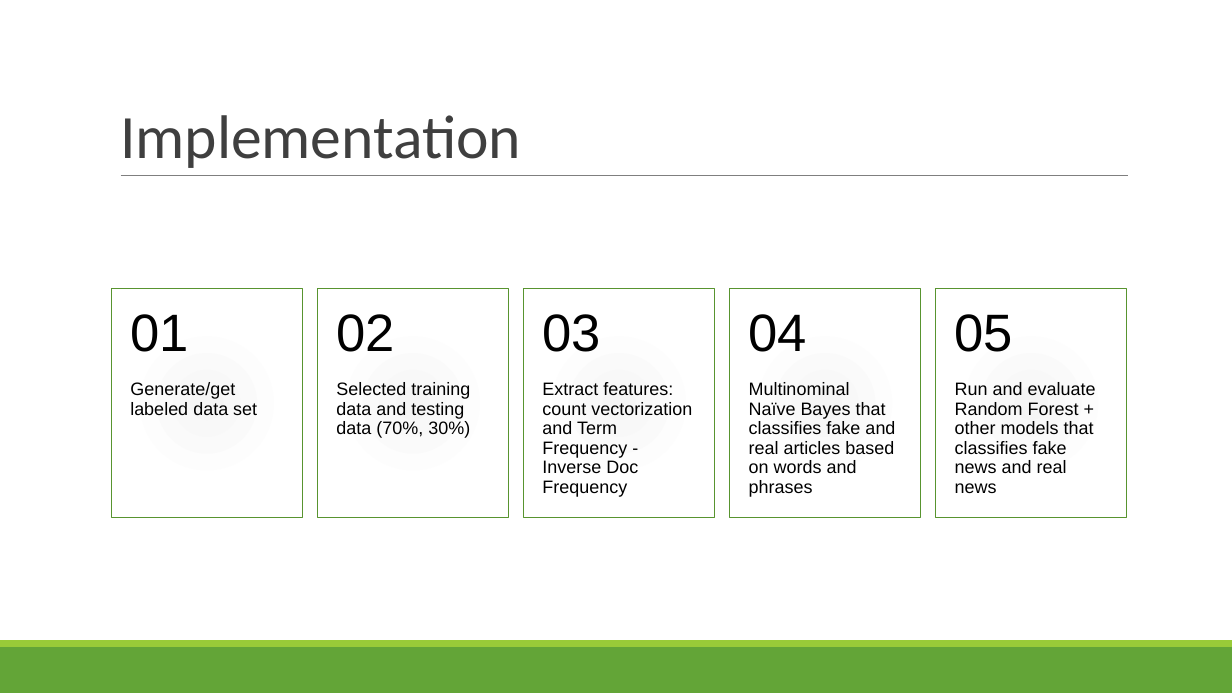
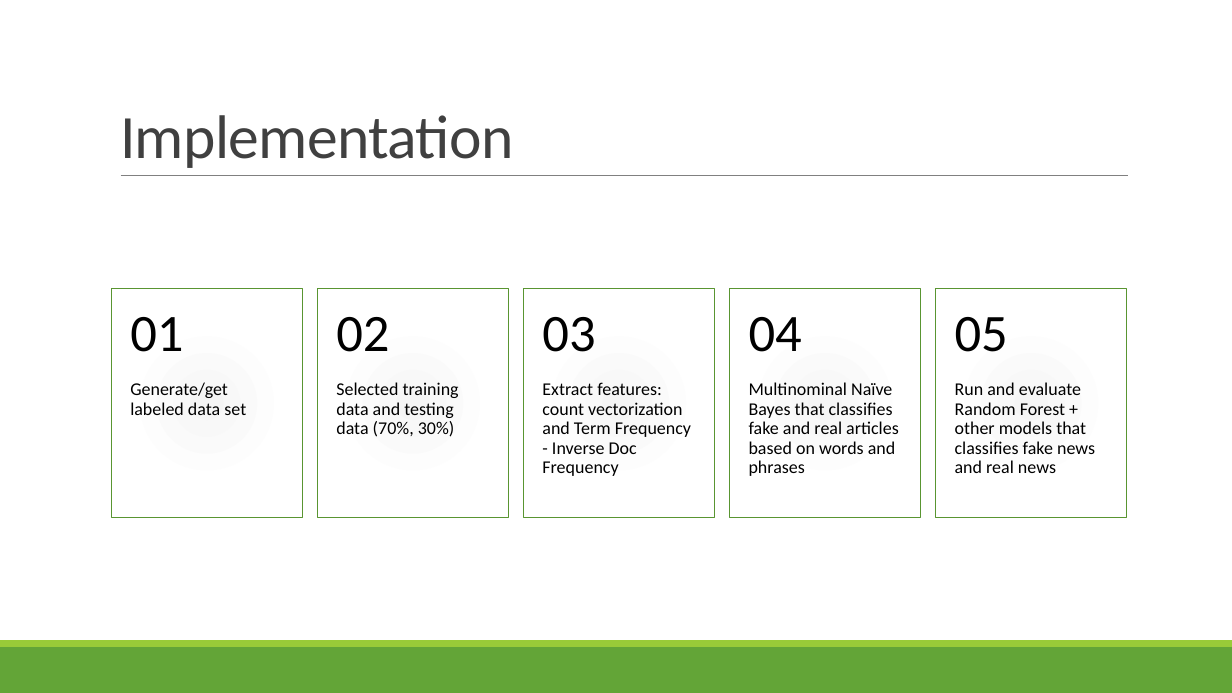
Before and after one commit to LinghanX/Project_Veritas, a slide deck: slide 6 of presentations/FakeNews_Final.pptx. Drawn at 1232x693 pixels with LibreOffice and Linux fonts; fonts in the diff are those of the drawing. Boxes give left, top, right and bottom in pixels: in the first picture for what was removed or moved away, otherwise in the second. Text is boxed around its words. In the diff, an @@ line names an element or a change of style, - is before the commit and + after.

```diff
--- a/presentations/FakeNews_Final.pptx
+++ b/presentations/FakeNews_Final.pptx
@@ title "Implementation" at (120, 115, 513, 168): text colour #3F3F3F to #404040, letter spacing 0 to -0.5 pt; indent changed @@
@@ font Arial to Calibri; more space between paragraphs in 10 elements at (130, 382, 246, 415), (130, 317, 183, 352), (336, 382, 459, 437), (336, 317, 389, 352), (542, 382, 691, 476), (542, 317, 595, 352), (749, 382, 899, 476), (749, 317, 802, 352), (955, 382, 1095, 473), (955, 317, 1008, 352) @@
@@ fill gradient #F5F5F5 to #FDFDFD to #FFFFFF to gradient #F6F6F6 to #FEFEFE to #FFFFFF; outline #58942F 1 pt to #5A9632 1 pt in 5 elements at (112, 289, 303, 518), (318, 289, 509, 518), (524, 289, 715, 518), (730, 289, 921, 518), (936, 289, 1128, 518) @@
```
Also in this commit, not shown: 14 other slides changed.
